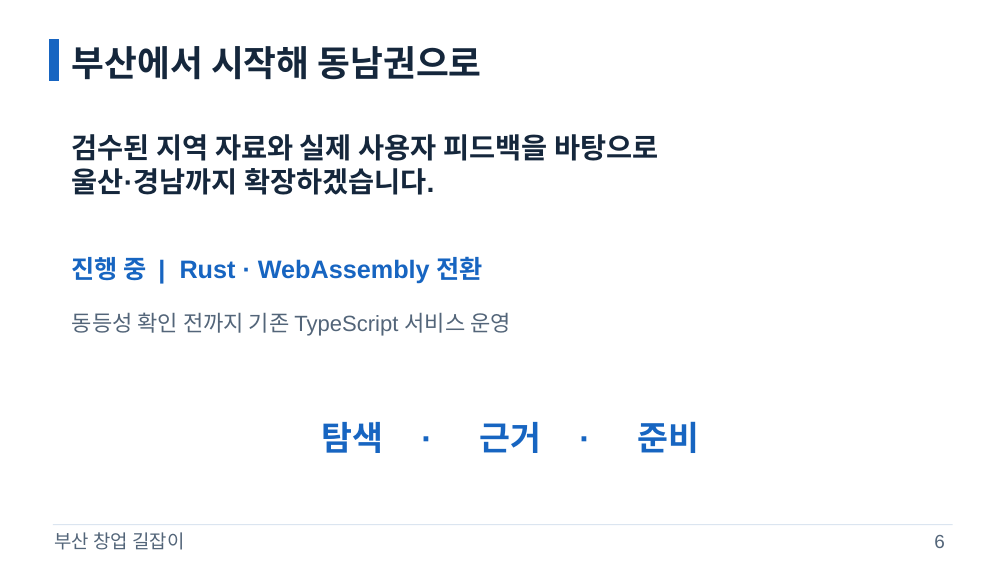
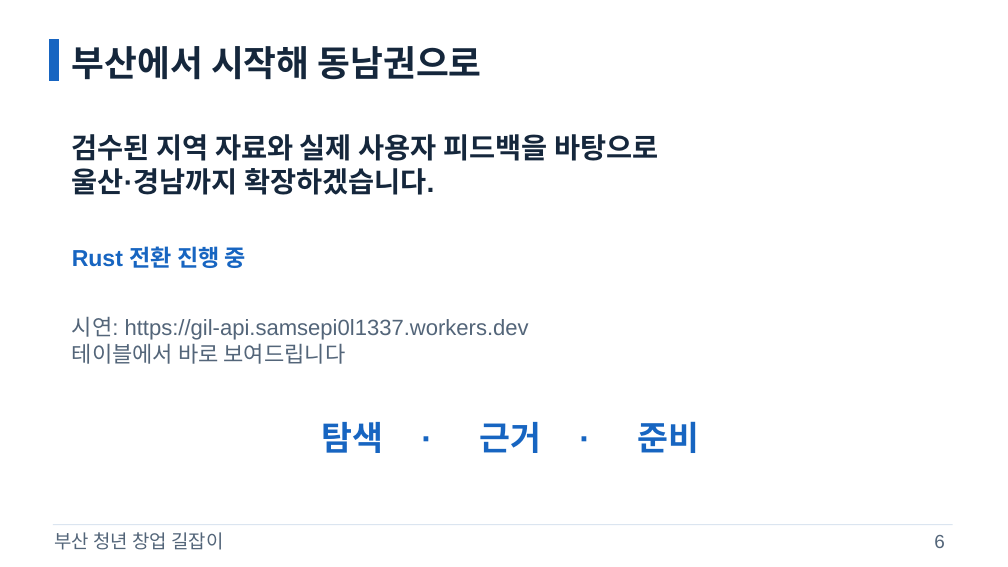
Before and after one commit to samsepi0l-1337/hackaton, a slide deck: slide 6 of docs/presentation/gil-pitch.pptx. Drawn at 1008x567 pixels with LibreOffice and Linux fonts; fonts in the diff are those of the drawing. Boxes give left, top, right and bottom in pixels: in the first picture for what was removed or moved away, otherwise in the second. Text is boxed around its words. In the diff, an @@ line names an element or a change of style, - is before the commit and + after.

```diff
--- a/docs/presentation/gil-pitch.pptx
+++ b/docs/presentation/gil-pitch.pptx
@@ text at [72, 246, 246, 268]: text changed; size 24 to 22 pt @@
-진행 중 | Rust · WebAssembly 전환
+Rust 전환 진행 중
@@ text at [72, 317, 529, 364]: text changed @@
-동등성 확인 전까지 기존 TypeScript 서비스 운영
+시연: https://gil-api.samsepi0l1337.workers.dev
+테이블에서 바로 보여드립니다
@@ text at [54, 532, 223, 550]: text changed @@
-부산 창업 길잡이
+부산 청년 창업 길잡이
```
Also in this commit, not shown: 4 other slides changed, 1 slide added, 1 slide removed, 4 other files.
